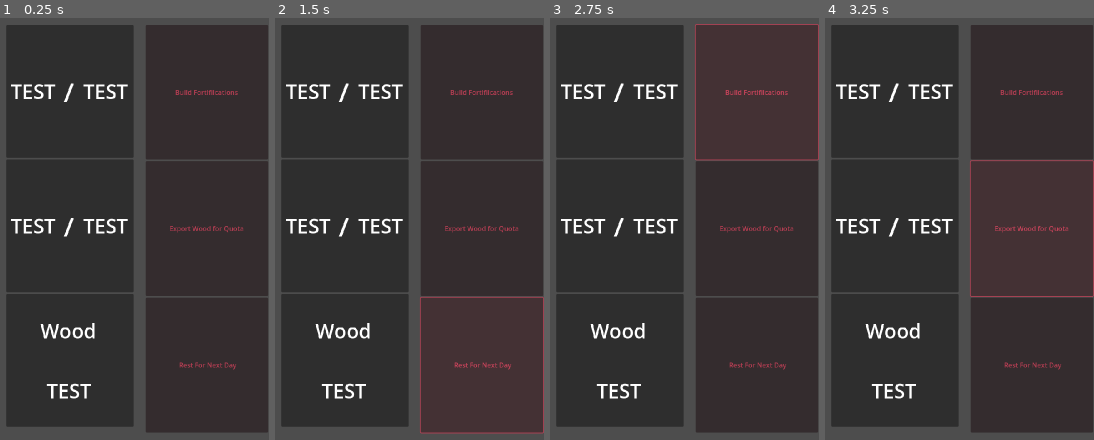
Above: before the commit, frames 1-4 (left to right).
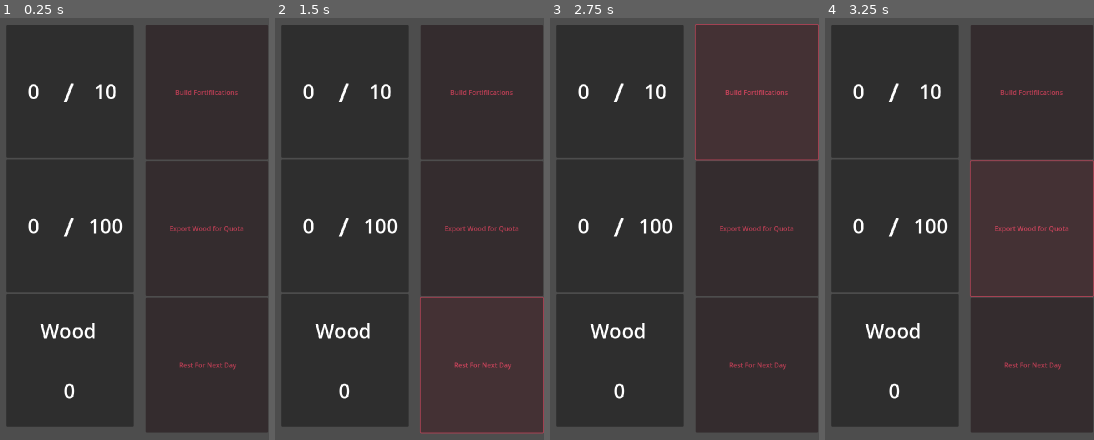
Above: after the commit, the same moments.

Repository: ErdrickBelmont/Buddy_Jam_2024_Team_4
Game: Godot game, scene res://shipUpgradeScene.tscn
The game is run twice, just before and just after one commit, with the same random seed, the same clock (stepped at 60 frames per second) and the same inputs. This scene is started directly instead of the project's main scene.
Inputs:
- Up to frame 1 (0.25 s): no input
- Up to frame 2 (1.5 s): click "Rest For Next Day" at 0.5 s; click "Rest For Next Day" at 1.25 s
- Up to frame 3 (2.75 s): click "Build Fortifiications" at 2 s
- Up to frame 4 (3.25 s): click "Export Wood for Quota" at 2.75 s

The runs differ from the first frame. In frame 1, 1.5% of the frame differs, in the area x 4-48%, y 15-91%; in frame 2, 1.5%; in frame 3, 1.5%; in frame 4, 1.5%.
Error after the commit: Attempt to call function 'play' in base 'null instance' on a null instance. (res://scripts/shipUpgradeScene.gd:6)

Commit message:
Removed Debugging stuff & fixed node references

Diff:
--- a/BuddyJam2023_Tree_Game/scenes/forest_entrance.tscn
+++ b/BuddyJam2023_Tree_Game/scenes/forest_entrance.tscn
@@ -17,26 +17,6 @@
 
 [node name="Root_Node2D" type="Node2D"]
 script = SubResource("GDScript_gbfty")
-
-[node name="Control" type="Control" parent="."]
-layout_mode = 3
-anchors_preset = 0
-offset_right = 1151.0
-offset_bottom = 647.0
-
-[node name="Label" type="Label" parent="Control"]
-layout_mode = 1
-anchors_preset = -1
-anchor_left = 0.41
-anchor_top = 0.325
-anchor_right = 0.527
-anchor_bottom = 0.448
-offset_left = 5.08997
-offset_top = 0.724991
-offset_right = -8.57703
-offset_bottom = -2.85602
-text = "In front of the ship
-"
 
 [node name="RoomToRoom" type="Node2D" parent="."]
 script = ExtResource("1_xoc50")
--- a/BuddyJam2023_Tree_Game/shipUpgradeScene.tscn
+++ b/BuddyJam2023_Tree_Game/shipUpgradeScene.tscn
@@ -1,7 +1,7 @@
 [gd_scene load_steps=8 format=3 uid="uid://by53jnt4fhqj6"]
 
-[ext_resource type="Script" path="res://shipUpgradeScene.gd" id="1_2qq1v"]
-[ext_resource type="Script" path="res://update_label_script.gd" id="1_vjhf5"]
+[ext_resource type="Script" path="res://scripts/shipUpgradeScene.gd" id="1_2qq1v"]
+[ext_resource type="Script" path="res://scripts/update_label_script.gd" id="1_vjhf5"]
 
 [sub_resource type="Theme" id="Theme_aon5i"]
 
